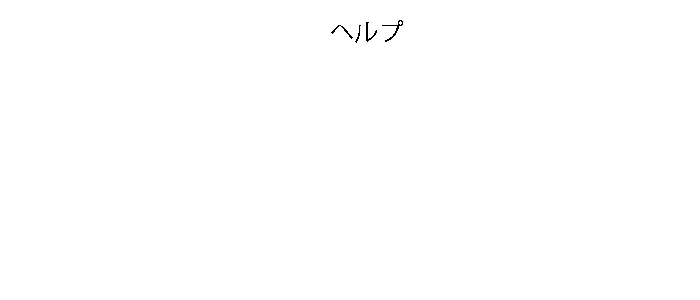
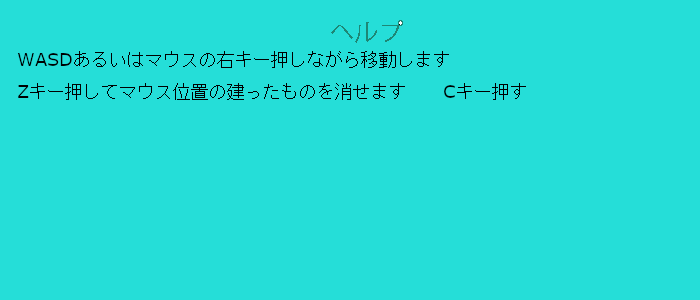
Before/after of a (700, 300) layered artwork. What changed in the layer stack:
removed layer "ヘルプ" over 331, 20, 403, 43
added layer "Zキー押してマウス位置の建ったものを消せます Cキー押す" above "WASDあるいはマウスの右キー押しながら移動します" over 18, 83, 526, 100
added layer "WASDあるいはマウスの右キー押しながら移動します" above "help.png" over 17, 51, 449, 68
added layer "help.png" above "help.psd" over 0, 0, 700, 300
added layer "help.psd" over 331, 20, 403, 43
